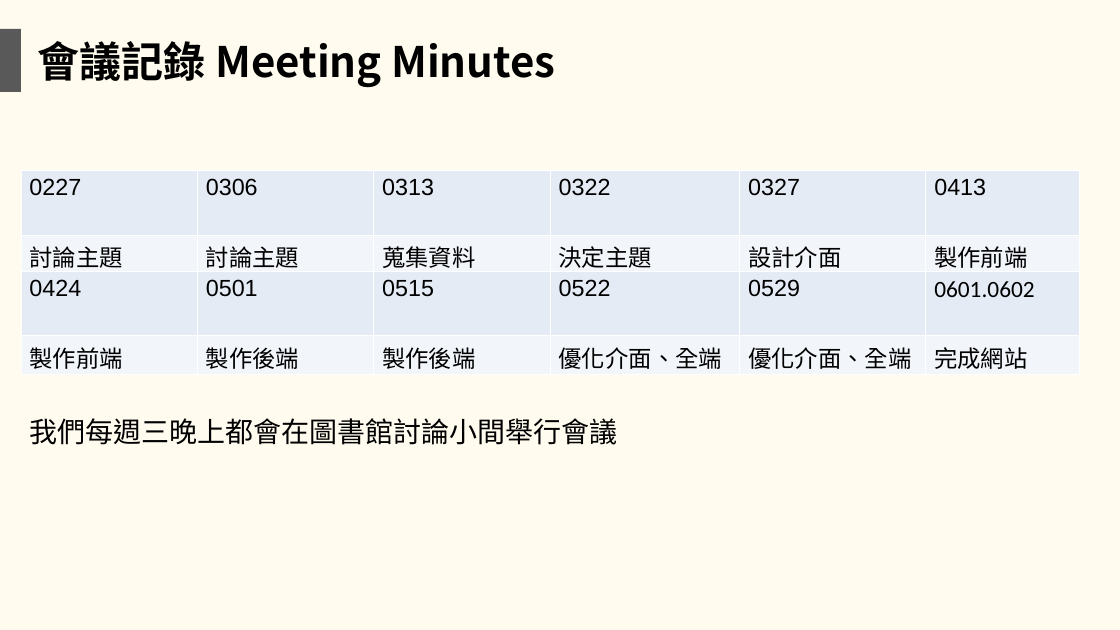
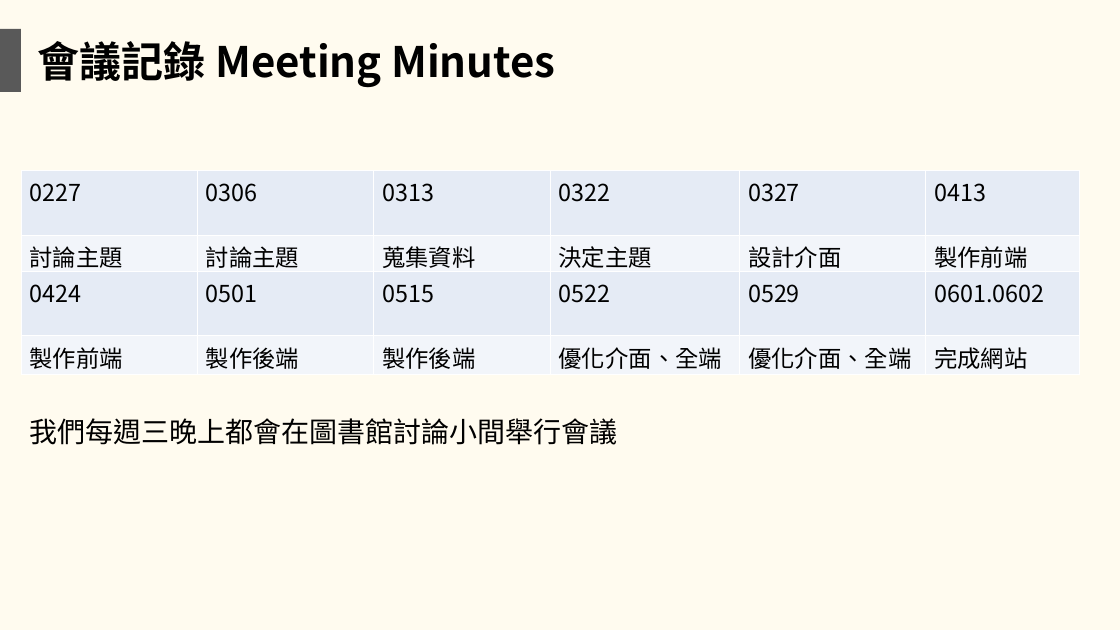
Before and after one commit to NTUST/108-team12, a slide deck: slide 5 of 網頁製作期末報告_team12.pptx. Drawn at 1120x630 pixels with LibreOffice and Linux fonts; fonts in the diff are those of the drawing. Boxes give left, top, right and bottom in pixels: in the first picture for what was removed or moved away, otherwise in the second. Text is boxed around its words. In the diff, an @@ line names an element or a change of style, - is before the commit and + after.

```diff
--- a/網頁製作期末報告_team12.pptx
+++ b/網頁製作期末報告_team12.pptx
@@ table at [21,171,1081,375] @@
@@ font Arial to Noto Sans CJK SC in "0227", "0306", "0313", "0322" and 18 more places @@
@@ font Calibri to Noto Sans CJK SC in "0601.0602", "完成網站" @@
```
Also in this commit, not shown: 1 other slide changed.
